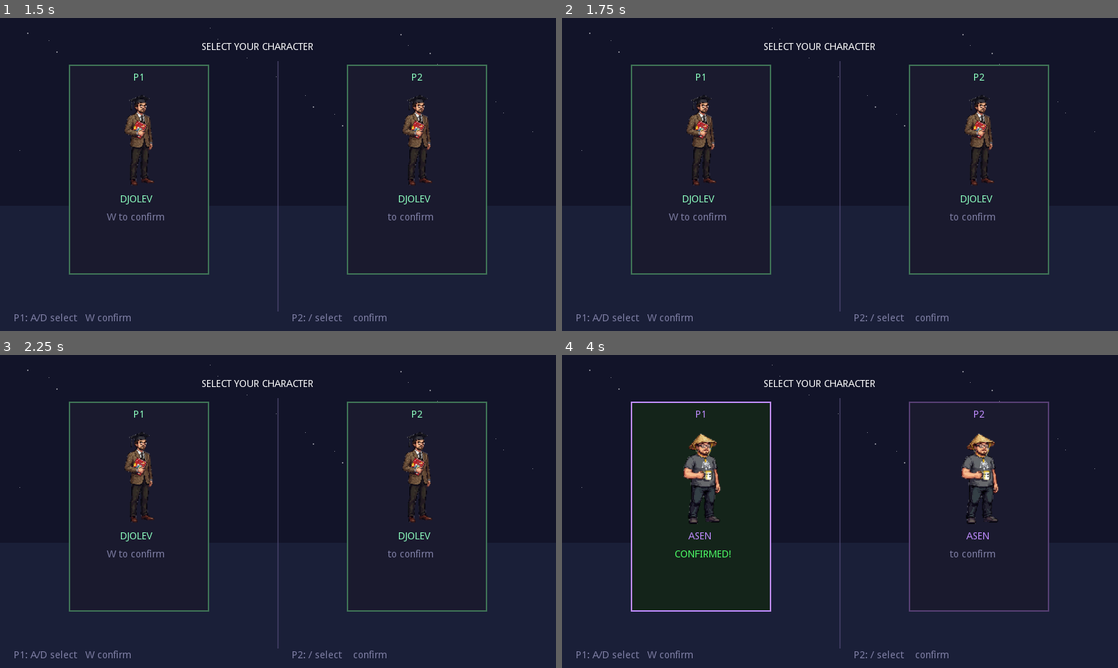
Above: before the commit, frames 1-4 (two rows, left to right).
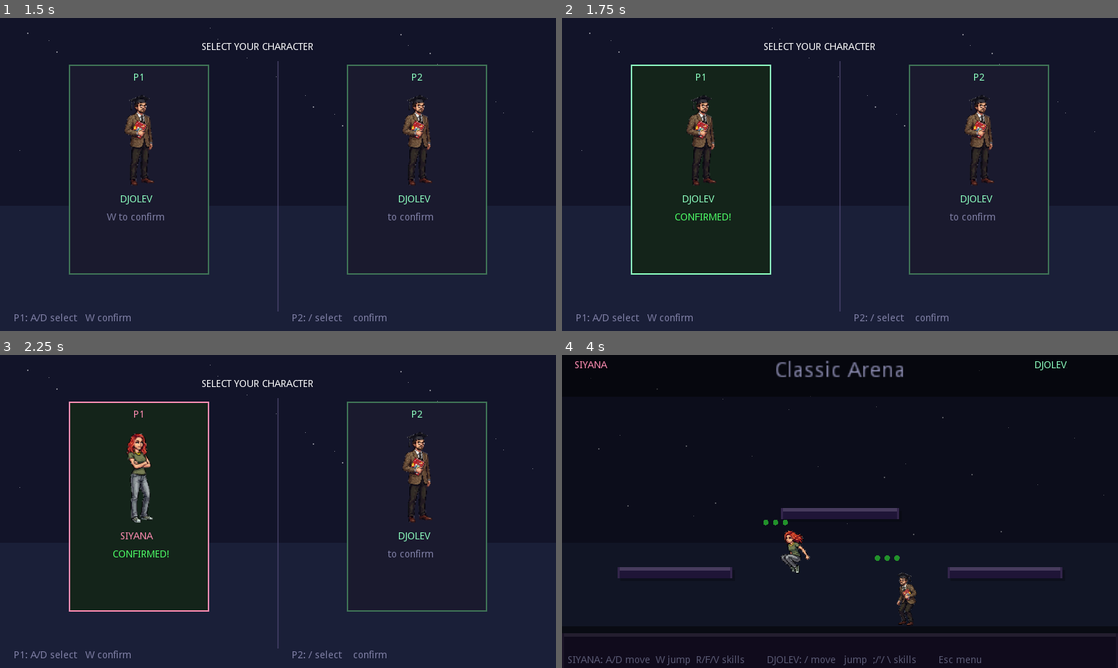
Above: after the commit, the same moments.

Repository: asenmitrev/cucugo
Game: Godot game, scene res://scenes/CharSelect.tscn
Same seed, same stepped clock (60 frames per second), same inputs: the game is played once before the commit and once after it.
Inputs:
- Up to frame 1 (1.5 s): tap Enter at 0.5 s; hold D (p1_right) 0.53-1.28 s; hold Left (p2_left) 0.53-1.28 s; tap W (p1_jump) at 0.77, 1.07 s; tap Right (p2_right) at 0.8, 1.35 s; hold Down from 1.28 s (still down)
- Up to frame 2 (1.75 s): keep holding Down; tap W (p1_jump) at 1.52, 1.55 s
- Up to frame 3 (2.25 s): tap W (p1_jump) at 1.82 s; release Down at 2.03 s; hold D (p1_right) from 2.03 s (still down); hold W (p1_jump) from 2.03 s (still down)
- Up to frame 4 (4 s): tap Up (p2_jump) at 2.3, 2.85 s; release W (p1_jump) at 2.78 s; tap W (p1_jump) at 3.02, 3.32, 3.77 s; tap Left (p2_left) at 3.05 s; release D (p1_right) at 3.53 s; hold A (p1_left) from 3.53 s (still down); hold Left (p2_left) from 3.53 s (still down); tap Right (p2_right) at 3.8 s

Frame 1 is identical in both runs. In frame 2, 0.7% of the frame differs, in the area x 12-38%, y 14-82%; in frame 3, 1.7%; in frame 4, 31%, in the area x 0-100%, y 0-100%.

Commit message:
input: analog stick support, controller hot-plug, and menu-aware char select
- Add analog stick mappings (leftanalog*) to ControllerMapper
- Support controller hot-plug with joy_connection_changed signal
- Fix event removal to also clear device -1 bindings
- Replace ui_cancel with start action in MenuManager
- Add joypad motion (analog stick) navigation to main menu
- Convert CharSelect from _unhandled_input to _process polling
- Block CharSelect input while MenuManager is open

Diff:
--- a/scripts/CharSelect.gd
+++ b/scripts/CharSelect.gd
@@ -48,38 +48,35 @@
 	tmp.queue_free()
 
 
-func _unhandled_input(event: InputEvent) -> void:
-	if event is InputEventKey:
-		var kev := event as InputEventKey
-		if not kev.pressed or kev.echo:
-			return
-	elif event is InputEventJoypadButton:
-		var jev := event as InputEventJoypadButton
-		if not jev.pressed:
-			return
-	else:
+func _process(_delta: float) -> void:
+	if MenuManager.is_open():
 		return
 
-	get_tree().set_input_as_handled()
+	var changed := false
 
-	if event.is_action_pressed("p1_left") and not _cs_confirmed[0]:
-		_cs_sel[0] = wrapi(_cs_sel[0] - 1, 0, _all_defs.size())
-		update()
-	elif event.is_action_pressed("p1_right") and not _cs_confirmed[0]:
-		_cs_sel[0] = wrapi(_cs_sel[0] + 1, 0, _all_defs.size())
-		update()
-	elif event.is_action_pressed("p1_jump"):
+	if not _cs_confirmed[0]:
+		if Input.is_action_just_pressed("p1_left"):
+			_cs_sel[0] = wrapi(_cs_sel[0] - 1, 0, _all_defs.size())
+			changed = true
+		elif Input.is_action_just_pressed("p1_right"):
+			_cs_sel[0] = wrapi(_cs_sel[0] + 1, 0, _all_defs.size())
+			changed = true
+	if Input.is_action_just_pressed("p1_jump"):
 		_cs_confirmed[0] = not _cs_confirmed[0]
-		update()
+		changed = true
 
-	if event.is_action_pressed("p2_left") and not _cs_confirmed[1]:
-		_cs_sel[1] = wrapi(_cs_sel[1] - 1, 0, _all_defs.size())
-		update()
-	elif event.is_action_pressed("p2_right") and not _cs_confirmed[1]:
-		_cs_sel[1] = wrapi(_cs_sel[1] + 1, 0, _all_defs.size())
-		update()
-	elif event.is_action_pressed("p2_jump"):
+	if not _cs_confirmed[1]:
+		if Input.is_action_just_pressed("p2_left"):
+			_cs_sel[1] = wrapi(_cs_sel[1] - 1, 0, _all_defs.size())
+			changed = true
+		elif Input.is_action_just_pressed("p2_right"):
+			_cs_sel[1] = wrapi(_cs_sel[1] + 1, 0, _all_defs.size())
+			changed = true
+	if Input.is_action_just_pressed("p2_jump"):
 		_cs_confirmed[1] = not _cs_confirmed[1]
+		changed = true
+
+	if changed:
 		update()
 
 	if _cs_confirmed[0] and _cs_confirmed[1]:
--- a/scripts/ControllerMapper.gd
+++ b/scripts/ControllerMapper.gd
@@ -9,14 +9,19 @@
 #   - A required ES action is absent from the config
 
 const ACTION_MAP := {
-	"left":  [["p1_left", 0],   ["p2_left", 1]],
-	"right": [["p1_right", 0],  ["p2_right", 1]],
-	"up":    [["p1_jump", 0],   ["p2_jump", 1]],
-	"b":     [["p1_skill1", 0], ["p2_skill1", 1]],
-	"x":     [["p1_skill2", 0], ["p2_skill2", 1]],
-	"y":     [["p1_skill3", 0], ["p2_skill3", 1]],
-	"start": [["start", 0],     ["start", 1]],
+	"left":            [["p1_left", 0],   ["p2_left", 1]],
+	"right":           [["p1_right", 0],  ["p2_right", 1]],
+	"up":              [["p1_jump", 0],   ["p2_jump", 1]],
+	"leftanalogleft":  [["p1_left", 0],   ["p2_left", 1]],
+	"leftanalogright": [["p1_right", 0],  ["p2_right", 1]],
+	"leftanalogup":    [["p1_jump", 0],   ["p2_jump", 1]],
+	"b":               [["p1_skill1", 0], ["p2_skill1", 1]],
+	"x":               [["p1_skill2", 0], ["p2_skill2", 1]],
+	"y":               [["p1_skill3", 0], ["p2_skill3", 1]],
+	"start":           [["start", 0],     ["start", 1]],
 }
+
+var _configs: Array = []
 
 const HAT_TO_BUTTON := {
 	1: 12,
@@ -39,26 +44,37 @@
 		return
 
 	print("ControllerMapper: loading ", config_path)
-	var configs := _parse_es_config(config_path)
-	if configs.empty():
+	_configs = _parse_es_config(config_path)
+	if _configs.empty():
 		print("ControllerMapper: no valid inputConfig entries found")
 		return
 
+	Input.connect("joy_connection_changed", self, "_on_joy_connected")
+
 	for device in [0, 1]:
-		var joy_guid: String = Input.get_joy_guid(device)
-		var joy_name: String = Input.get_joy_name(device)
-		if joy_guid == "" and joy_name == "":
-			continue
-
-		var cfg = _find_matching_config(configs, joy_guid, joy_name)
-		if cfg == null:
-			print("ControllerMapper: no ES config match for device ", device,
-				  " (", joy_name, " / ", joy_guid, "), keeping defaults")
-			continue
-
-		print("ControllerMapper: applying ES config for device ", device,
-			  " matched to '", cfg.device_name, "'")
-		_apply_config(cfg.inputs, device)
+		_remap_device(device)
+
+
+func _on_joy_connected(device: int, connected: bool) -> void:
+	if connected and device <= 1:
+		_remap_device(device)
+
+
+func _remap_device(device: int) -> void:
+	var joy_guid: String = Input.get_joy_guid(device)
+	var joy_name: String = Input.get_joy_name(device)
+	if joy_guid == "" and joy_name == "":
+		return
+
+	var cfg = _find_matching_config(_configs, joy_guid, joy_name)
+	if cfg == null:
+		print("ControllerMapper: no ES config match for device ", device,
+			  " (", joy_name, " / ", joy_guid, "), keeping defaults")
+		return
+
+	print("ControllerMapper: applying ES config for device ", device,
+		  " matched to '", cfg.device_name, "'")
+	_apply_config(cfg.inputs, device)
 
 
 func _find_config_file() -> String:
@@ -188,7 +204,7 @@
 	var to_remove := []
 	for ev in InputMap.get_action_list(action):
 		if ev is InputEventJoypadButton or ev is InputEventJoypadMotion:
-			if ev.device == new_event.device:
+			if ev.device == new_event.device or ev.device == -1:
 				to_remove.append(ev)
 	for ev in to_remove:
 		InputMap.action_erase_event(action, ev)
--- a/scripts/MenuManager.gd
+++ b/scripts/MenuManager.gd
@@ -91,7 +91,7 @@
 				_ctrl_nav(-1)
 			elif ev.button_index == JOY_DPAD_DOWN:
 				_ctrl_nav(1)
-			elif event.is_action_pressed("ui_cancel"):
+			elif event.is_action_pressed("start"):
 				_ctrl_toggle()
 			elif controls_sel == CTRL_ACTIONS.size():
 				_ctrl_reset_defaults()
@@ -134,8 +134,15 @@
 				main_menu_sel = wrapi(main_menu_sel + 1, 0, MAIN_MENU_ITEMS.size())
 			elif ev.button_index == JOY_SONY_X or ev.button_index == JOY_XBOX_A:
 				_main_menu_confirm()
-			elif event.is_action_pressed("ui_cancel"):
+			elif event.is_action_pressed("start"):
 				show_main_menu = false
+		elif event is InputEventJoypadMotion:
+			var ev: InputEventJoypadMotion = event as InputEventJoypadMotion
+			if ev.axis == JOY_AXIS_1 or ev.axis == 7:
+				if ev.axis_value < -0.5:
+					main_menu_sel = wrapi(main_menu_sel - 1, 0, MAIN_MENU_ITEMS.size())
+				elif ev.axis_value > 0.5:
+					main_menu_sel = wrapi(main_menu_sel + 1, 0, MAIN_MENU_ITEMS.size())
 		_request_update()
 		return
 
@@ -212,9 +219,9 @@
 
 func _update_hint() -> void:
 	if controls_sel == CTRL_ACTIONS.size():
-		_hint_text = "↑↓ navigate   Enter/any button to reset   Esc/B close"
+		_hint_text = "↑↓ navigate   Enter/any button to reset   Esc/Start close"
 	else:
-		_hint_text = "↑↓ navigate   any key/button to bind   Esc/B close"
+		_hint_text = "↑↓ navigate   any key/button to bind   Esc/Start close"
 
 
 func _setup_default_controls() -> void:
